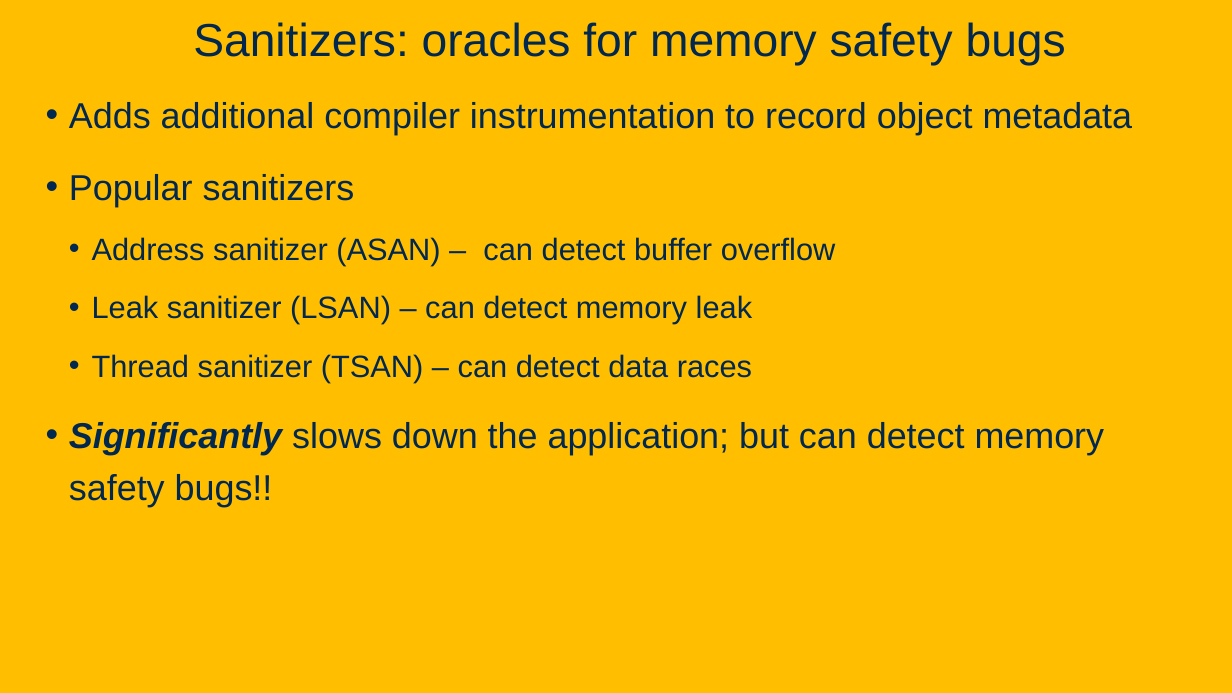
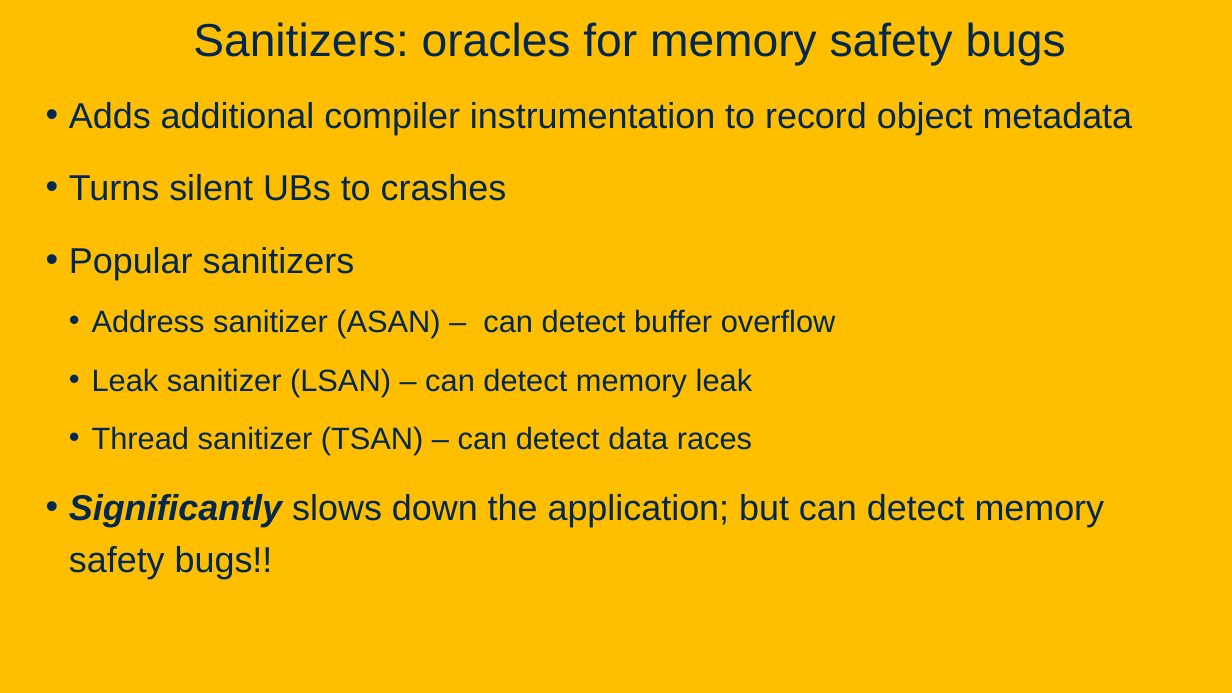
Before and after one commit to davsec-teaching/ecs160-f25, a slide deck: slide 40 of slides/10_fuzzing.pptx (slide 38 before the commit). Drawn at 1232x693 pixels with LibreOffice and Linux fonts; fonts in the diff are those of the drawing; background and template pictures are left out. Boxes give left, top, right and bottom in pixels: in the first picture for what was removed or moved away, otherwise in the second. Text is boxed around its words. In the diff, an @@ line names an element or a change of style, - is before the commit and + after.

```diff
--- a/slides/10_fuzzing.pptx
+++ b/slides/10_fuzzing.pptx
@@ text at (69, 174, 507, 201): paragraph added @@
+• Turns silent UBs to crashes
```
Also in this commit, not shown: 2 slides added, 1 other file.
